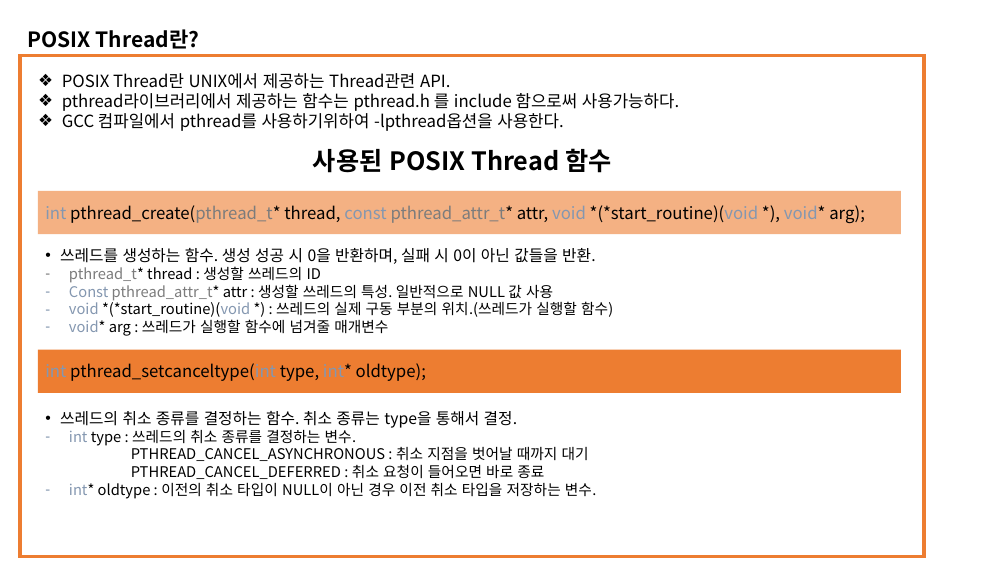
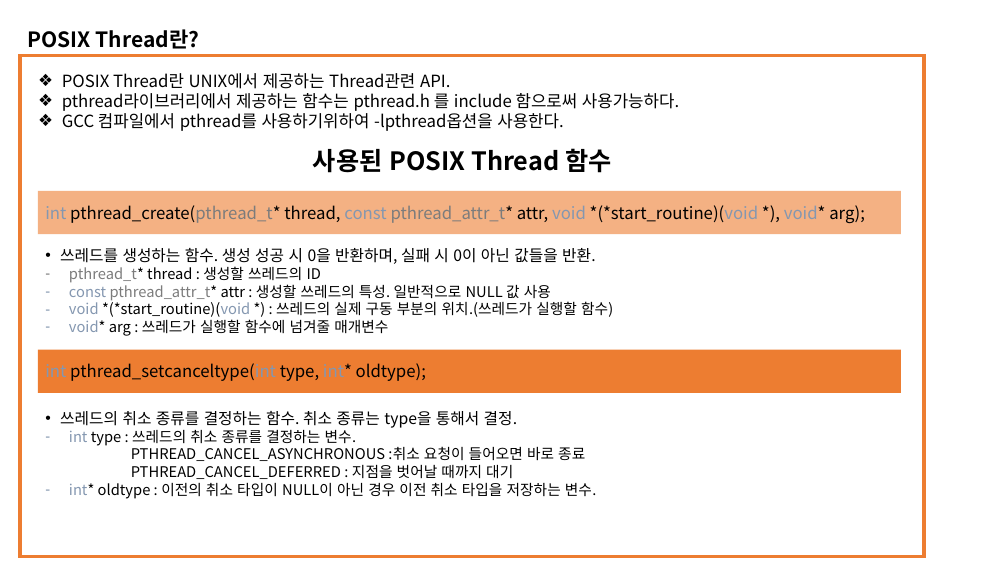
Before and after one commit to dudghks97/OS, a slide deck: slide 6 of 2016305078_최영환_os_report_02.pptx. Drawn at 1008x567 pixels with LibreOffice and Linux fonts; fonts in the diff are those of the drawing. Boxes give left, top, right and bottom in pixels: in the first picture for what was removed or moved away, otherwise in the second. Text is boxed around its words. In the diff, an @@ line names an element or a change of style, - is before the commit and + after.

Commit message:
21.05.04 14:22

```diff
--- a/2016305078_최영환_os_report_02.pptx
+++ b/2016305078_최영환_os_report_02.pptx
@@ text at bbox=[69, 282, 551, 301]: text changed @@
-– Const pthread_attr_t* attr : 생성할 쓰레드의 특성. 일반적으로 NULL 값 사용
+– const pthread_attr_t* attr : 생성할 쓰레드의 특성. 일반적으로 NULL 값 사용
@@ text at bbox=[131, 446, 585, 479]: text changed @@
-PTHREAD_CANCEL_ASYNCHRONOUS : 취소 지점을 벗어날 때까지 대기
-PTHREAD_CANCEL_DEFERRED : 취소 요청이 들어오면 바로 종료
+PTHREAD_CANCEL_ASYNCHRONOUS :취소 요청이 들어오면 바로 종료
+PTHREAD_CANCEL_DEFERRED : 지점을 벗어날 때까지 대기
```
Also in this commit, not shown: 6 other slides changed.
